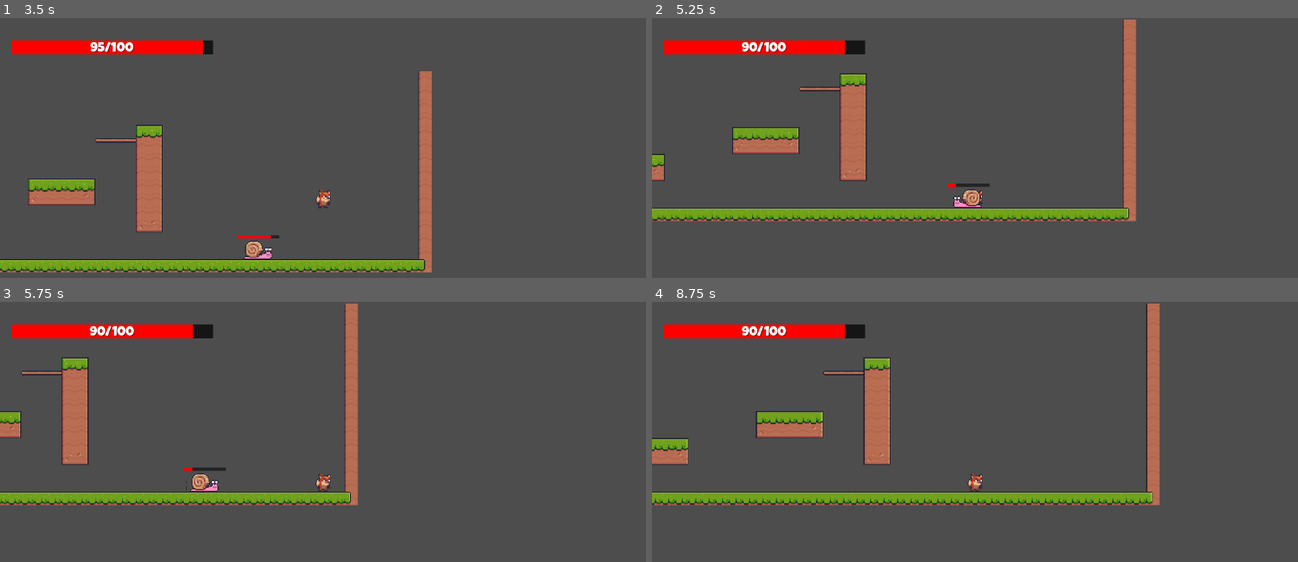
Above: before the commit, frames 1-4 (two rows, left to right).
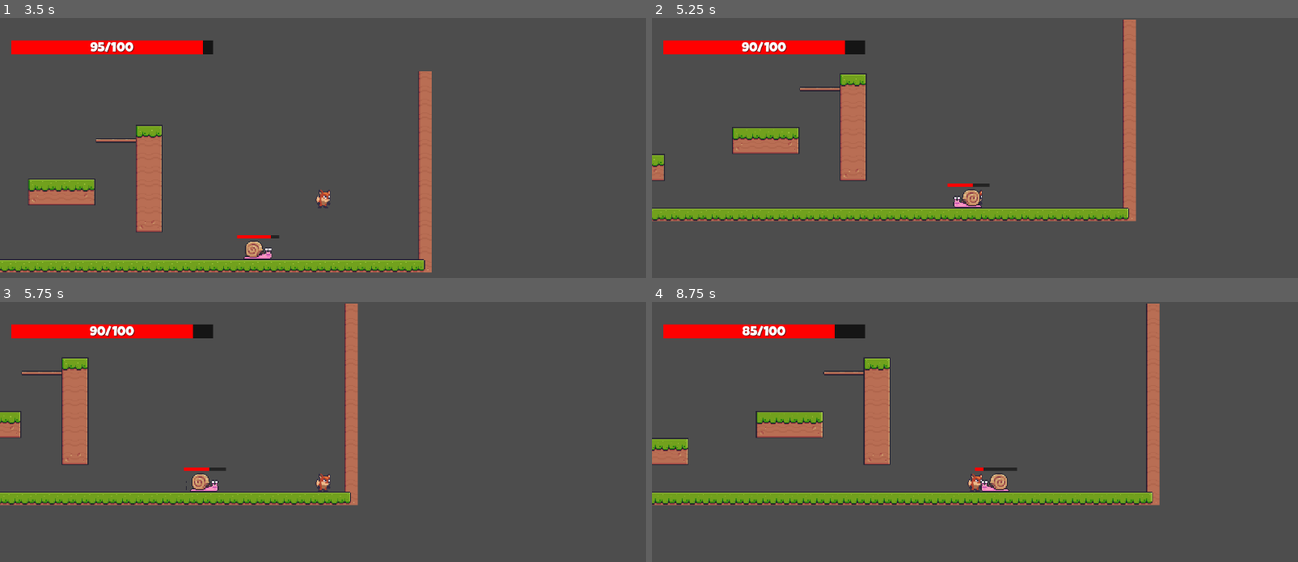
Above: after the commit, the same moments.

Repository: BrownJason/Godot-Testing
Game: Godot game, scene res://scenes/level/level.tscn
Same seed, same stepped clock (60 frames per second), same inputs: the game is played once before the commit and once after it.
Inputs (mouse positions are in pixels of both pictures, inside the frame that each line leads up to):
- Up to frame 1 (3.5 s): tap Enter at 0.5 s; move the mouse to (465, 181) at 0.52 s; hold D (move_right) 0.53-2.03 s; click (465, 181) at 0.6 s; tap Space (jump) at 0.77, 1.52, 3.02 s; move the mouse to (193, 218) at 1.27 s; click (193, 218) at 1.35 s; move the mouse to (387, 119) at 2.02 s; hold A (move_left) 2.03-2.78 s; click (387, 119) at 2.1 s; move the mouse to (290, 272) at 2.77 s; hold D (move_right) from 2.78 s (still down); click (290, 272) at 2.85 s
- Up to frame 2 (5.25 s): move the mouse to (1168, 254) at 3.52 s; click (1168, 254) at 3.6 s; tap Space (jump) at 3.77, 4.25, 4.52 s; move the mouse to (781, 145) at 4.27 s; release D (move_right) at 4.28 s; hold A (move_left) 4.28-5.03 s; click (781, 145) at 4.35 s; move the mouse to (1007, 200) at 5.02 s; hold D (move_right) from 5.03 s (still down); click (1007, 200) at 5.1 s
- Up to frame 3 (5.75 s): keep holding D (move_right)
- Up to frame 4 (8.75 s): move the mouse to (878, 393) at 5.77 s; release D (move_right) at 5.78 s; hold A (move_left) 5.78-7.28 s; click (878, 393) at 5.85 s; tap Space (jump) at 6.02, 6.77, 7.52 s; move the mouse to (1117, 465) at 6.52 s; click (1117, 465) at 6.6 s; move the mouse to (845, 502) at 7.27 s; hold D (move_right) from 7.28 s (still down); click (845, 502) at 7.35 s; move the mouse to (1039, 403) at 8.02 s; click (1039, 403) at 8.1 s

Frame 1 is identical in both runs. In frame 2, less than 0.1% of the frame differs, in the area x 47-50%, y 63-66%; in frame 3, less than 0.1%; in frame 4, 0.5%, in the area x 13-57%, y 8-73%.

Commit message:
Put back bool check in damage component to also work with player

Diff:
--- a/Base_Enemy.gd
+++ b/Base_Enemy.gd
@@ -29,7 +29,7 @@
 	move_and_slide()
 	update_facing_dir()
 
-	if body_within_attack_range and player != null and damage_comp._can_deal_damage:
+	if body_within_attack_range and player != null:
 		damage_comp.deal_damage_on_hit(player)
 
 func update_facing_dir():
--- a/scenes/components/damage/damage_component.gd
+++ b/scenes/components/damage/damage_component.gd
@@ -17,7 +17,7 @@
 
 # Deal damage to any body that has take_damage method on hit
 func deal_damage_on_hit(body: CharacterBody2D):
-	if body.has_method("take_damage"):
+	if body.has_method("take_damage") and _can_deal_damage:
 		body.take_damage(_damage_amount)
 		self.cooldown_timer.start()
 		self._can_deal_damage = false
